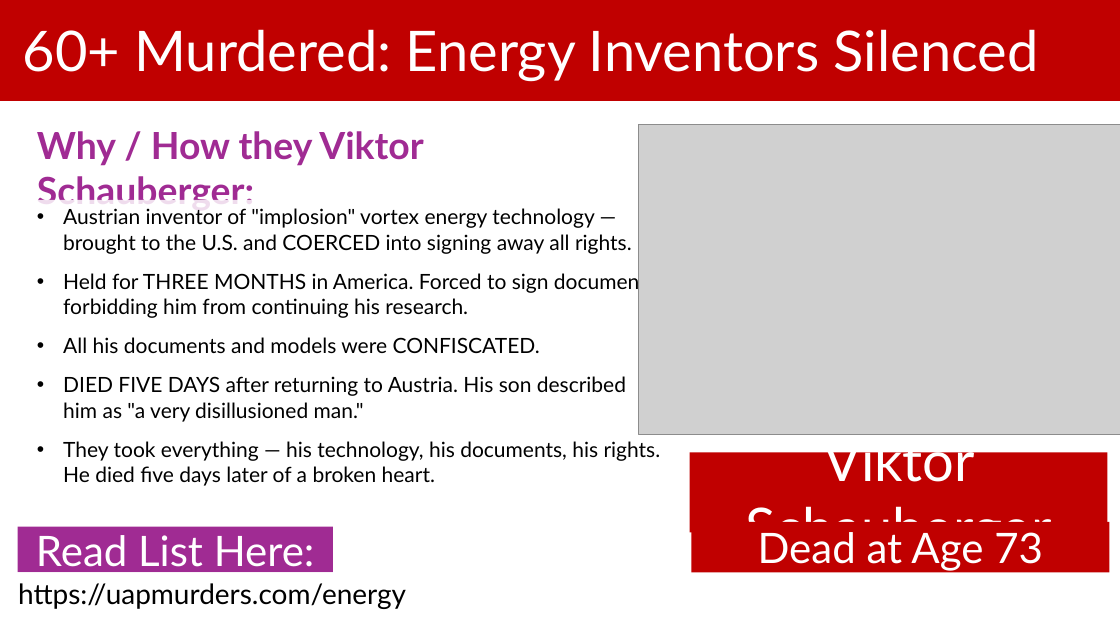
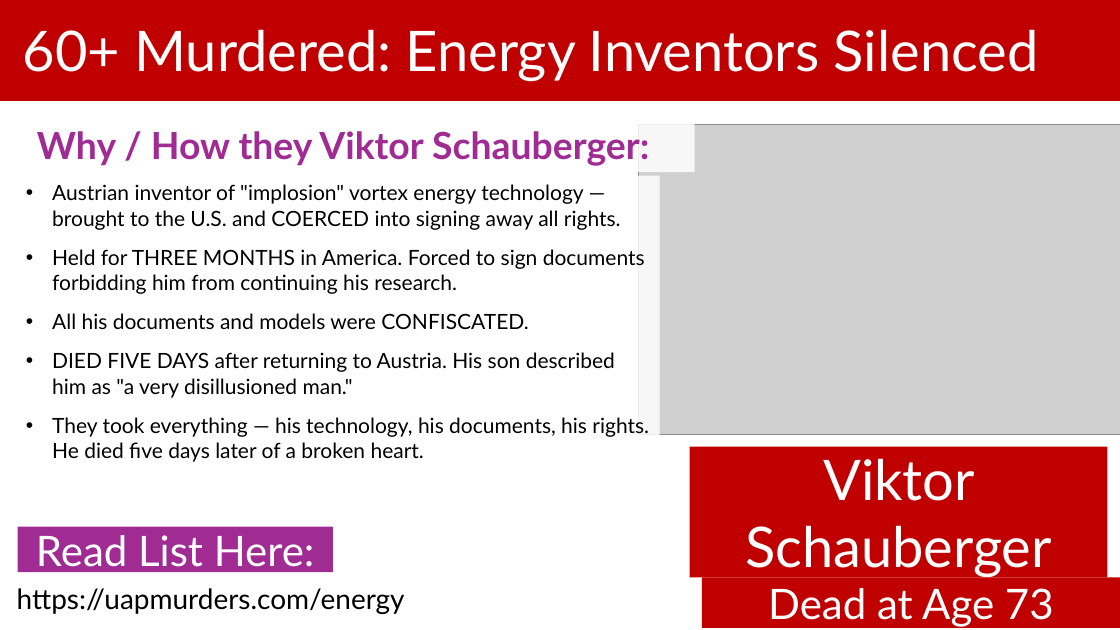
Before and after one commit to BryanStarbuck/UAP_Murder_Docus, a slide deck: slide 40 of Energy/Energy_Murders.pptx (slide 46 before the commit). Drawn at 1120x630 pixels with LibreOffice and Linux fonts; fonts in the diff are those of the drawing; grey boxes stand for pictures. Boxes give left, top, right and bottom in pixels: in the first picture for what was removed or moved away, otherwise in the second. Text is boxed around its words. In the diff, an @@ line names an element or a change of style, - is before the commit and + after.

Commit message:
Update presentation files for Energy, Physics, and UAPs investigations

```diff
--- a/Energy/Energy_Murders.pptx
+++ b/Energy/Energy_Murders.pptx
@@ text "Why / How they Viktor ..." rewrapped from (37, 131, 423, 212) to (37, 131, 649, 166) @@
@@ text "Austrian inventor of "implosion" vortex ...": place and size @@
-text "Austrian inventor of "implosion" vortex ..." at (63, 208, 661, 486)
+text "Austrian inventor of "implosion" vortex ..." at (52, 184, 649, 462)
@@ rectangle "Viktor Schauberger": place and size @@
-rectangle "Viktor Schauberger" at (690, 453, 1108, 533)
+rectangle "Viktor Schauberger" at (690, 447, 1108, 578)
@@ text "https://uapmurders.com/energy" rewrapped from (10, 572, 1084, 614) to (17, 588, 405, 614) @@
@@ text "Dead at Age 73" rewrapped from (691, 522, 1110, 572) to (768, 588, 1054, 627) @@
```
Also in this commit, not shown: 40 other slides changed, 2 slides removed, 2 other files.
